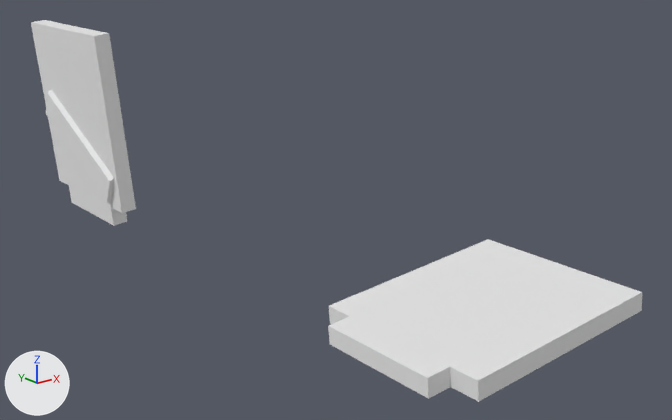
Renders of the OBJ model Assets/Prefabs/Import/Moduls/P_Modul_19_Flaps.obj from each side of a commit.
Rendered twice from a 50 mm lens placed at (-12.8, -21.7, 9.4), pointed at (3.5, -1.3, 1.2). Every picture has the same lights, and +X, +Y and +Z are marked at lower left. Where no turn or scale is listed for an object, it has been applied to the vertices.

Objects in the first picture: 'P_Modul_19_Flaps'.
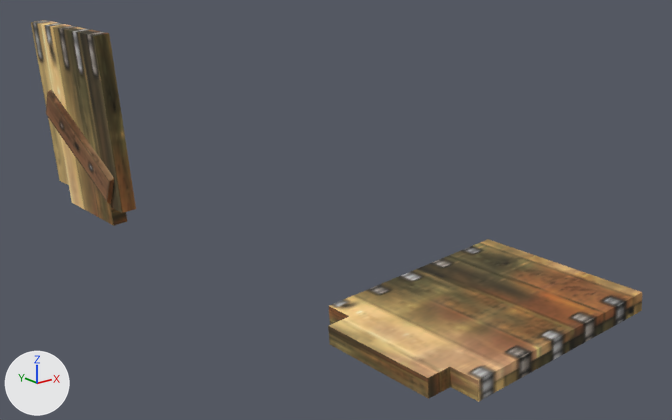
Changed parts and their boxes (x1, y1, x2, y2) in the pictures (672 x 420 px):
'P_Modul_19_Flaps', surface changed (white to brown): (31, 20, 642, 402) in both

The change, as a diff of the scene's bpy script:
```diff
--- a/Assets/Prefabs/Import/Moduls/P_Modul_19_Flaps.obj.py
+++ b/Assets/Prefabs/Import/Moduls/P_Modul_19_Flaps.obj.py
@@ img_wood_nailed_bmp @@
+img_wood_nailed_bmp = load_image('Wood_Nailed.bmp', '../Textures/Wood_Nailed.bmp', 128, 128, 'sRGB')
@@ img_wood_metalstripes_bmp @@
+img_wood_metalstripes_bmp = load_image('Wood_MetalStripes.bmp', '../Textures/Wood_MetalStripes.bmp', 128, 128, 'sRGB')
@@ mat_p_modul_19_flaps @@
 mat_p_modul_19_flaps = principled_material('P_Modul_19_Flaps')
-mat_p_modul_19_flaps.base_color = (0.8, 0.8, 0.8)  # white #e7e7e7
+mat_p_modul_19_flaps.texture = img_wood_metalstripes_bmp
 mat_p_modul_19_flaps.roughness = 1.0
@@ mat_p_modul_19_flapsbackboards @@
 mat_p_modul_19_flapsbackboards = principled_material('P_Modul_19_FlapsBackboards')
-mat_p_modul_19_flapsbackboards.base_color = (0.8, 0.8, 0.8)  # white #e7e7e7
+mat_p_modul_19_flapsbackboards.texture = img_wood_nailed_bmp
 mat_p_modul_19_flapsbackboards.roughness = 1.0
```
